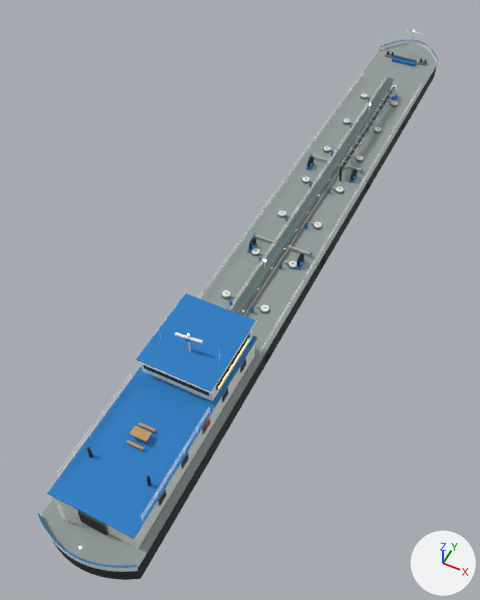
What one commit did to the glTF model 3d/assets/vessels/bunkertanker-110.glb.
Camera for both pictures: a camera (50 mm lens) standing at (23.7, -68.6, 63.8) and looking at (-3.7, -13.9, -4.5). Every picture has the same lights, and +X, +Y and +Z are marked at lower right. The first picture is the older version. Where no turn or scale is listed for an object, it has been applied to the vertices. Vertices at exactly the same position are counted once.

Script lines for the objects in view, before the commit:
```python
me_mesh_0 = bpy.data.meshes.new('Mesh_0')
me_mesh_0.from_pydata(...)  # 7142 vertices, 12744 faces; spans x -5.7..5.7, y -54.8..52.6, z -2.8..11.1
me_mesh_0.materials.append(mat_material_0)
ob_batched_vessel = bpy.data.objects.new('batched-vessel', me_mesh_0)
ob_batched_vessel.location = (0.0, 0.0, 0.0)
```
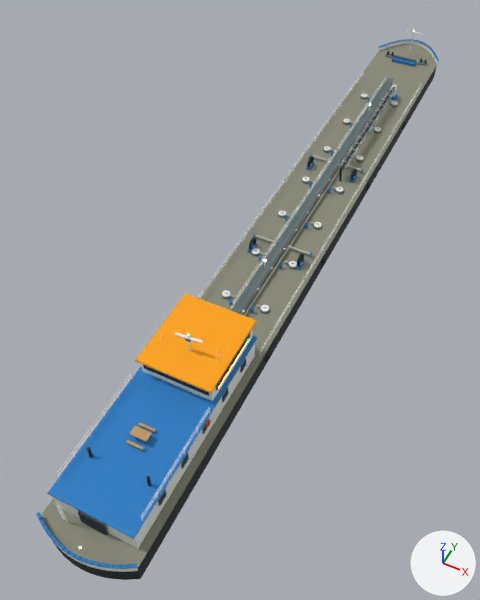
What differs and where, as boxes [x1, y1, x2, y2] in the pictures (480 x 600 px):
```json
{"object": "batched-vessel", "change": "reshaped", "before": [37, 29, 438, 580], "after": [36, 29, 439, 580]}
{"part": 1, "of": "me_mesh_0", "change": "built on", "before": [37, 513, 137, 572], "after": [39, 518, 128, 569]}
{"part": 2, "of": "me_mesh_0", "change": "reshaped", "before": [379, 40, 438, 62], "after": [384, 39, 437, 57]}
{"part": 3, "of": "me_mesh_0", "change": "recoloured", "before": [41, 44, 437, 568], "after": [41, 44, 437, 568]}
```

Edits to the scene script, one JSON object a line:
```json
{"block": "me_mesh_0", "where": "# used by ob_batched_vessel; location = (0.0, 0.0, 0.0)"}
{"op": "remove", "block": "me_mesh_0", "code": "me_mesh_0.from_pydata(...)  # 7142 vertices, 12744 faces; spans x -5.7..5.7, y -54.8..52.6, z -2.8..11.1"}
{"op": "add", "block": "me_mesh_0", "code": "me_mesh_0.from_pydata(...)  # 6958 vertices, 12312 faces; spans x -5.7..5.7, y -54.9..52.7, z -2.8..11.1"}
{"block": "me_mesh_0", "change": "me_mesh_0 part 1: 15 vertices moved within x -4.9..4.9, y -54.6..-53.3, z 3.4..3.5; 224 vertices removed from x -5.5..5.5, y -54.8..-52.9, z 3.3..3.5; 68 vertices added at x -5.0..5.0, y -54.9..-53.2, z 3.4..3.5"}
{"block": "me_mesh_0", "change": "me_mesh_0 part 2: 8 vertices moved within x -5.0..5.0, y 48.2..52.2, z 3.4; 230 vertices removed from x -5.6..5.6, y 47.0..52.6, z 3.3..3.5; 42 vertices added at x -5.0..5.0, y 48.0..52.4, z 3.4..3.5"}
{"block": "me_mesh_0", "change": "me_mesh_0 part 3: 48 kept faces spanning x -5.5..5.5, y -54.8..52.5, z 2.7..8.5 get new vertex colours"}
{"block": "me_mesh_0", "change": "other edits to the shape of me_mesh_0 do not show in these pictures"}
```
